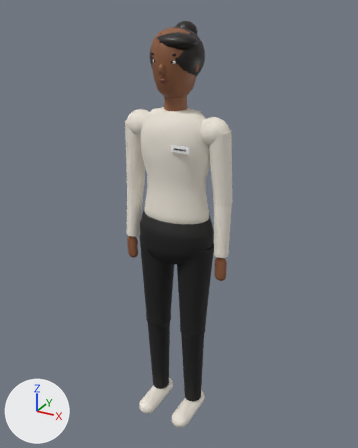
Renders of the glTF model assets/models/staff-sara.glb from each side of a commit.
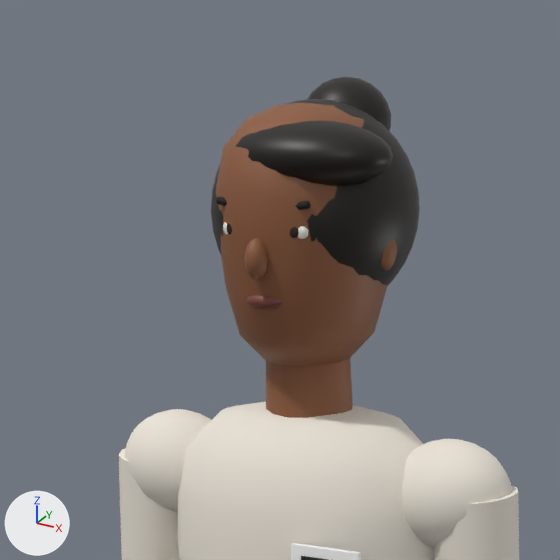
There are two pictures of each version: one whole from a camera (50 mm lens) standing at (0.937, -1.679, 1.816) and looking at (0.003, 0.018, 0.967), one close up on the part from 26% to 68% of the width and 0% to 33% of the height. Lighting does not change. The marker at lower left points along +X, +Y and +Z. The first two pictures are the older version. Vertices at exactly the same position are counted once.

In view in the first close-up: 'staff-sara_Body'.
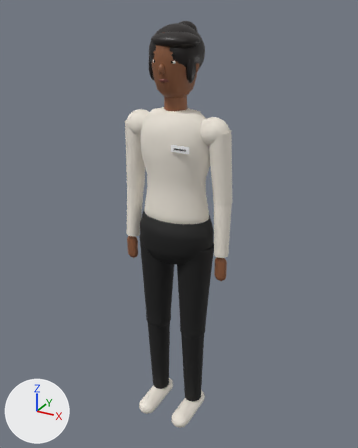
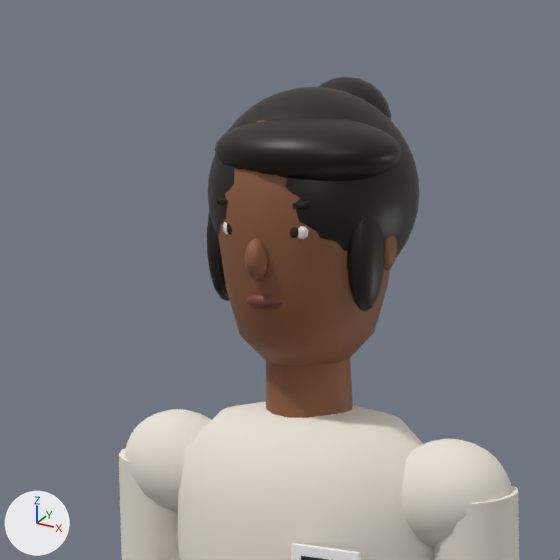
Patch to the scene script:
```diff
--- a/assets/models/staff-sara.glb.py
+++ b/assets/models/staff-sara.glb.py
@@ me_mesh_0 @@
 # used by ob_staff_sara_body; location = (0.0, 0.0, 0.0)
-me_mesh_0.from_pydata(...)  # 6109 vertices, 11672 faces; spans x -0.24..0.24, y -0.17..0.12, z 0.01..1.77
+me_mesh_0.from_pydata(...)  # 6449 vertices, 12344 faces; spans x -0.24..0.24, y -0.17..0.12, z 0.01..1.77
+# me_mesh_0 part 1: 309 vertices moved from x -0.1..0.11, y -0.1..0.12, z 1.54..1.75 to x -0.1..0.11, y -0.1..0.12, z 1.56..1.75; 229 vertices removed from x -0.1..0.11, y -0.1..0.12, z 1.54..1.75; 569 vertices added at x -0.09..0.11, y -0.11..0.12, z 1.56..1.76
 me_mesh_0.materials.append(mat_bottom)
```

Boxes (x1, y1, x2, y2) around the edits, measured in the close-ups (560 x 560 px; the box of a moved part takes in the faces that stretch with it):
part 1 of me_mesh_0, moved or reshaped
    before: (215, 84, 418, 284)
    after: (207, 84, 419, 312)
